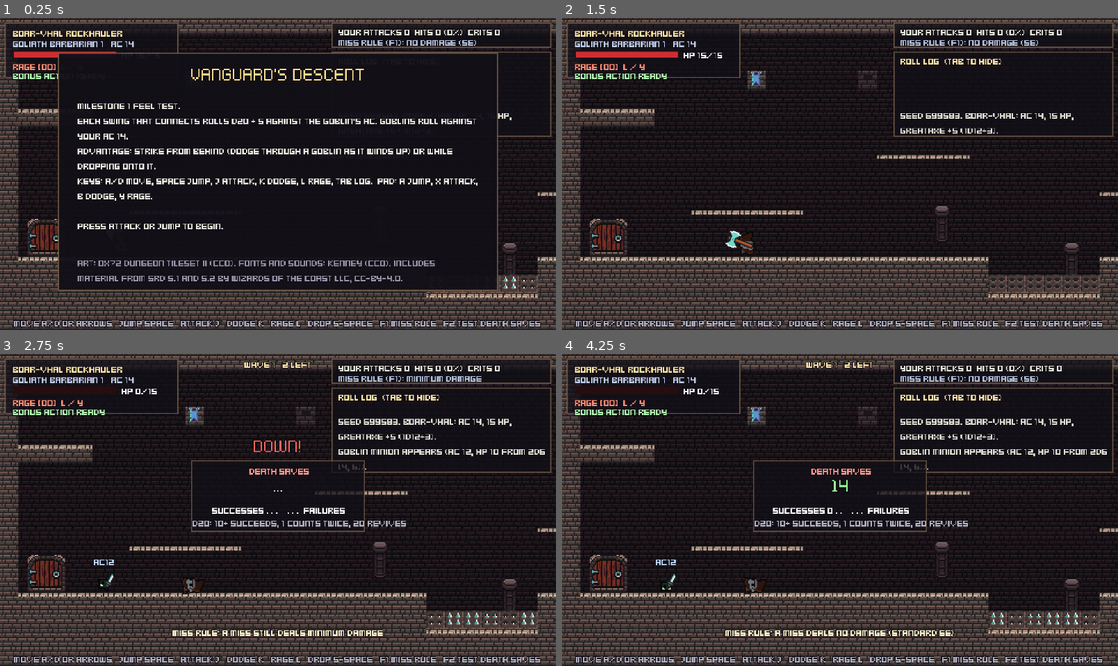
Above: before the commit, frames 1-4 (two rows, left to right).
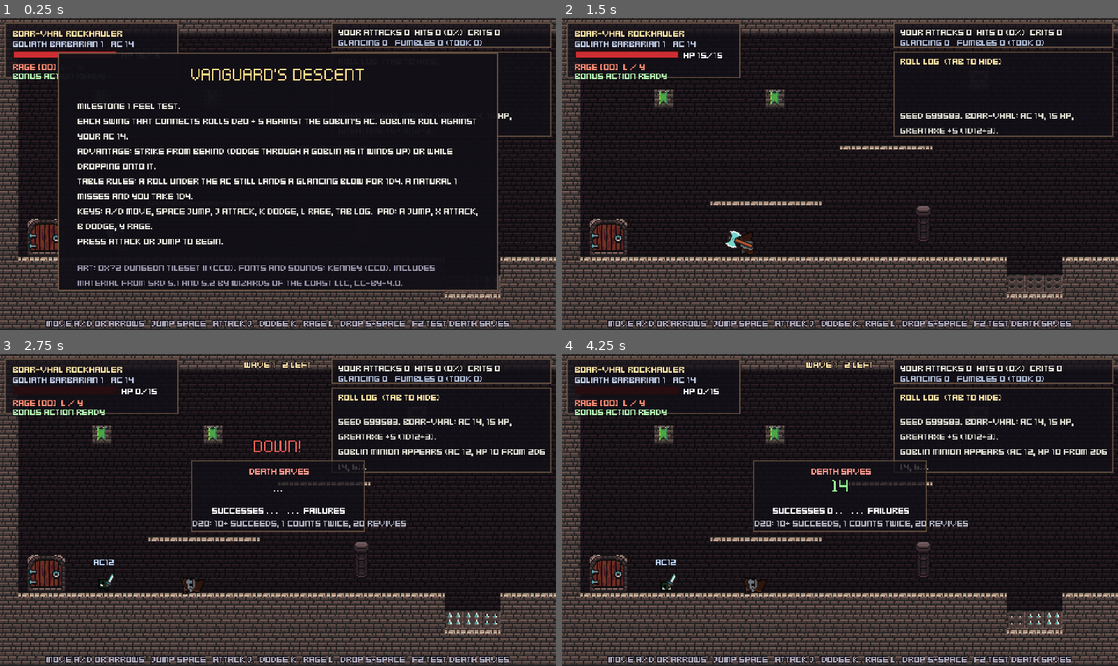
Above: after the commit, the same moments.

Repository: classifiedsecret/table-notes
Game: Godot game, scene res://main.tscn
Two runs of this game, one before a commit and one after it. Both use one fixed random seed, a clock stepped at 60 frames per second and the inputs below.
Inputs (mouse positions are in pixels of both pictures, inside the frame that each line leads up to):
- Up to frame 1 (0.25 s): no input
- Up to frame 2 (1.5 s): tap Enter (confirm) at 0.5 s; move the mouse to (962, 158) at 0.52 s; hold D (move_right) 0.53-1.25 s; tap J (attack) at 0.6 s; click (962, 158) at 0.67 s; tap Space (jump) at 0.77, 1.07 s; tap K (dodge) at 0.8 s; drag from (728, 189) to (812, 236) at 1.27 s
- Up to frame 3 (2.75 s): move the mouse to (333, 441) at 2.02 s; hold A (move_left) from 2.03 s (still down); tap 2 at 2.1 s; tap 1 at 2.3 s
- Up to frame 4 (4.25 s): release A (move_left) at 2.75 s; drag from (812, 572) to (673, 463) at 2.77 s; move the mouse to (1006, 556) at 3.52 s; hold D (move_right) from 3.53 s (still down); hold Space (jump) from 3.53 s (still down); tap J (attack) at 3.8 s; tap F1 (rule_toggle, bound only before the commit) at 4.15 s

The runs differ from the first frame. In frame 1, 7.2% of the frame differs, in the area x 2-100%, y 7-100%; in frame 2, 4.6%; in frame 3, 5.3%; in frame 4, 5.3%.

Commit message:
Vanguard's Descent M1: table miss rules and test room fixes
- Table rules: an attack roll under the target's AC still lands a
  glancing blow for 1d4 (no modifiers); a natural 1 misses and the
  attacker takes 1d4. Replaces the F1 toggle.
- Platforms: stone strip now drawn where you stand (was offset below).
- Test room rebuilt to the jump: platforms 3 tiles apart (jump clears
  3.6 high, 4.4 across), spike pit narrowed to 3 tiles.
- Spikes throw Boar-vhal up and out toward the nearer edge with brief
  invulnerability, so the pit can no longer chain-kill.
- Goblins jump gaps and drop through platforms to reach the hero.

Co-Authored-By: Claude Opus 5.5 <noreply@anthropic.com>
Claude-Session: https://claude.ai/code/session_01FFZszJXgzQJUaVBRjoWg3e

Diff:
--- a/game-src/scripts/data/creatures.gd
+++ b/game-src/scripts/data/creatures.gd
@@ -39,6 +39,12 @@
 	"windup": 0.55, "cooldown": 1.3, "xp": 50,
 }
 
+## House rules for attack rolls (your table's call):
+## a roll that misses the target's AC still lands a glancing blow for 1d4, no modifiers;
+## a natural 1 always misses and the attacker takes 1d4 damage.
+const GLANCING := {"count": 1, "sides": 4, "bonus": 0}
+const FUMBLE_SELF := {"count": 1, "sides": 4, "bonus": 0}
+
 ## Spike pit in the test room: DEX save DC 12, 2d4 piercing, half on a success.
 const SPIKES := {"dc": 12, "count": 2, "sides": 4, "bonus": 0, "type": "piercing"}
 
--- a/game-src/scripts/game/enemy.gd
+++ b/game-src/scripts/game/enemy.gd
@@ -18,6 +18,7 @@
 var _struck := false
 var _show_bar := 0.0
 var _jump_cd := 0.5
+var _drop_t := 0.0
 
 var visual: Node2D
 var sprite: AnimatedSprite2D
@@ -99,6 +100,10 @@
 	_t += delta
 	_cd = maxf(0.0, _cd - delta)
 	_jump_cd = maxf(0.0, _jump_cd - delta)
+	if _drop_t > 0.0:
+		_drop_t -= delta
+		if _drop_t <= 0.0:
+			collision_mask |= Room.LAYER_PLATFORM
 	_flash = maxf(0.0, _flash - delta * 6.0)
 	_show_bar = maxf(0.0, _show_bar - delta)
 	(sprite.material as ShaderMaterial).set_shader_parameter("flash", _flash)
@@ -122,12 +127,18 @@
 				if close and _cd <= 0.0 and is_on_floor():
 					_go(State.WINDUP)
 					velocity.x = 0.0
-				elif absf(dx) > 14.0 and (_ground_ahead() or dy > 8.0):
+				elif absf(dx) > 14.0 and (_ground_ahead() or dy > 8.0 or (absf(dy) < 12.0 and absf(dx) > 30.0)):
 					velocity.x = move_toward(velocity.x, facing * speed, 700.0 * delta)
 				else:
 					velocity.x = move_toward(velocity.x, 0.0, 700.0 * delta)
 				# Goblins are nimble: hop up ledges, out of pits and onto platforms after the hero.
-				if is_on_floor() and _jump_cd <= 0.0 and (is_on_wall() or (dy < -20.0 and absf(dx) < 56.0)):
+				# Drop through a platform when the hero is below.
+				if is_on_floor() and dy > 20.0 and absf(dx) < 80.0 and _on_platform():
+					collision_mask &= ~Room.LAYER_PLATFORM
+					_drop_t = 0.25
+					position.y += 2.0
+				var gap_jump := not _ground_ahead() and absf(dy) < 12.0 and absf(dx) > 30.0
+				if is_on_floor() and _jump_cd <= 0.0 and (is_on_wall() or gap_jump or (dy < -20.0 and absf(dx) < 56.0)):
 					velocity.y = -300.0
 					velocity.x = facing * speed
 					_jump_cd = 1.2
@@ -182,6 +193,24 @@
 	bar.call("set_values", hp, max_hp, ac, _show_bar > 0.0 or hp < max_hp)
 
 
+func _on_platform() -> bool:
+	var room: Room = game.room
+	var y := floori((global_position.y + 2.0) / Room.T)
+	if y < 0 or y >= room.h:
+		return false
+	var on_plat := false
+	for ox in [-5.0, 0.0, 5.0]:
+		var x := floori((global_position.x + ox) / Room.T)
+		if x < 0 or x >= room.w:
+			continue
+		var ch := room.rows[y][x]
+		if ch == "#":
+			return false
+		if ch == "=":
+			on_plat = true
+	return on_plat
+
+
 func _ground_ahead() -> bool:
 	var probe := global_position + Vector2(facing * 9.0, 4.0)
 	return game.room.is_ground_at(probe)
--- a/game-src/scripts/game/hud.gd
+++ b/game-src/scripts/game/hud.gd
@@ -104,12 +104,12 @@
 	center_body = _label(center_panel, Vector2(16, 40), "", 8, Color(0.92, 0.92, 0.88))
 	center_body.size = Vector2(348, 166)
 	center_body.autowrap_mode = TextServer.AUTOWRAP_WORD_SMART
-	center_foot = _label(center_panel, Vector2(16, 176), "", 8, Color(0.6, 0.58, 0.66))
+	center_foot = _label(center_panel, Vector2(16, 180), "", 8, Color(0.6, 0.58, 0.66))
 	center_foot.size = Vector2(348, 26)
 	center_foot.autowrap_mode = TextServer.AUTOWRAP_WORD_SMART
 	(center_panel.get_theme_stylebox("panel") as StyleBoxFlat).bg_color = Color(0.07, 0.06, 0.09, 0.96)
 
-	hints = _label(root, Vector2(0, 259), "Move A/D or arrows   Jump Space   Attack J   Dodge K   Rage L   Drop S+Space   F1 miss rule   F2 test death saves", 8, Color(0.7, 0.68, 0.75))
+	hints = _label(root, Vector2(0, 259), "Move A/D or arrows   Jump Space   Attack J   Dodge K   Rage L   Drop S+Space   F2 test death saves", 8, Color(0.7, 0.68, 0.75))
 	hints.size = Vector2(480, 10)
 	hints.horizontal_alignment = HORIZONTAL_ALIGNMENT_CENTER
 
@@ -157,7 +157,7 @@
 	var rolls: int = stats.rolls
 	var pct := 0 if rolls == 0 else roundi(100.0 * stats.hits / rolls)
 	stats_label.text = "Your attacks %d  hits %d (%d%%)  crits %d" % [rolls, stats.hits, pct, stats.crits]
-	rule_label.text = "Miss rule (F1): %s" % ("minimum damage" if game.miss_min_damage else "no damage (5e)")
+	rule_label.text = "Glancing %d   Fumbles %d (took %d)" % [stats.glances, stats.fumbles, stats.self]
 
 
 func add_log(line: String) -> void:
--- a/game-src/scripts/game/main.gd
+++ b/game-src/scripts/game/main.gd
@@ -12,10 +12,9 @@
 var camera: Camera2D
 var hud: Hud
 var phase := Phase.TITLE
-var miss_min_damage := false
 var wave := 0
 var enemies: Array[Enemy] = []
-var stats := {"swings": 0, "rolls": 0, "hits": 0, "crits": 0, "fumbles": 0, "taken": 0, "kills": 0}
+var stats := {"swings": 0, "rolls": 0, "hits": 0, "crits": 0, "fumbles": 0, "glances": 0, "self": 0, "taken": 0, "kills": 0}
 var _shake := 0.0
 var _wave_timer := -1.0
 var _door_toggle := 0
@@ -56,13 +55,23 @@
 	hud.build(self)
 	log_line("Seed %d. Boar-vhal: AC 14, 15 HP, Greataxe +5 (1d12+3)." % seed_value)
 
+	if OS.get_cmdline_user_args().has("--pittest"):
+		phase = Phase.PLAY
+		player.global_position = Vector2(24 * 16 + 24, 150)
+		var tm := Timer.new()
+		tm.wait_time = 0.25
+		tm.autostart = true
+		tm.timeout.connect(func(): print("[pit] p=%s hp=%d state=%s" % [str(player.global_position.round()), player.hp, Player.State.keys()[player.state]]))
+		add_child(tm)
+		return
 	if skip_title:
 		_start()
 	else:
 		hud.show_center("VANGUARD'S DESCENT", "Milestone 1 feel test.\n" +
 			"Each swing that connects rolls d20 + 5 against the goblin's AC. Goblins roll against your AC 14.\n" +
 			"Advantage: strike from behind (dodge through a goblin as it winds up) or while dropping onto it.\n" +
-			"Keys: A/D move, Space jump, J attack, K dodge, L Rage, Tab log.  Pad: A jump, X attack, B dodge, Y Rage.\n\n" +
+			"Table rules: a roll under the AC still lands a glancing blow for 1d4. A natural 1 misses and you take 1d4.\n" +
+			"Keys: A/D move, Space jump, J attack, K dodge, L Rage, Tab log.  Pad: A jump, X attack, B dodge, Y Rage.\n" +
 			"Press attack or jump to begin.",
 			"Art: 0x72 Dungeon Tileset II (CC0). Fonts and sounds: Kenney (CC0). Includes material from SRD 5.1 and 5.2 by Wizards of the Coast LLC, CC-BY-4.0.")
 
@@ -72,7 +81,7 @@
 		"move_left": [KEY_A, KEY_LEFT], "move_right": [KEY_D, KEY_RIGHT], "move_down": [KEY_S, KEY_DOWN],
 		"jump": [KEY_SPACE, KEY_W, KEY_UP], "attack": [KEY_J, KEY_Z], "dodge": [KEY_K, KEY_SHIFT, KEY_C],
 		"rage": [KEY_L, KEY_Q], "toggle_log": [KEY_TAB, KEY_I], "confirm": [KEY_ENTER, KEY_KP_ENTER],
-		"rule_toggle": [KEY_F1, KEY_1], "test_down": [KEY_F2, KEY_2],
+		"test_down": [KEY_F2, KEY_2],
 	}
 	var pads := {"jump": [JOY_BUTTON_A], "attack": [JOY_BUTTON_X], "dodge": [JOY_BUTTON_B, JOY_BUTTON_RIGHT_SHOULDER],
 		"rage": [JOY_BUTTON_Y], "toggle_log": [JOY_BUTTON_BACK], "confirm": [JOY_BUTTON_START],
@@ -130,6 +139,8 @@
 		Input.action_press("move_right" if dx > 0 else "move_left")
 		if absf(player.velocity.x) < 5.0 or int(_bot_t * 2) % 5 == 0:
 			Input.action_press("jump")
+	elif e.global_position.y < player.global_position.y - 20.0 and player.is_on_floor():
+		Input.action_press("jump")
 	elif int(_bot_t * 10) % 4 == 0:
 		Input.action_press("attack")
 	if e.state == Enemy.State.WINDUP and randf() < 0.05:
@@ -144,7 +155,7 @@
 		_stat_t += delta
 		if _stat_t > 3.0:
 			_stat_t = 0.0
-			print("[bot] fps %d wave %d hp %d stats %s" % [Engine.get_frames_per_second(), wave, player.hp, str(stats)])
+			print("[bot] wave %d hp %d p=%s e=%s stats %s" % [wave, player.hp, str(player.global_position.round()), str(living_enemies().map(func(x): return [x.data.name.substr(7), x.global_position.round(), Enemy.State.keys()[x.state]])), str(stats)])
 	match phase:
 		Phase.TITLE:
 			if Input.is_action_just_pressed("attack") or Input.is_action_just_pressed("jump") or Input.is_action_just_pressed("confirm"):
@@ -156,9 +167,6 @@
 				return
 	if Input.is_action_just_pressed("toggle_log"):
 		hud.toggle_log()
-	if Input.is_action_just_pressed("rule_toggle"):
-		miss_min_damage = not miss_min_damage
-		toast("Miss rule: " + ("a miss still deals minimum damage" if miss_min_damage else "a miss deals no damage (standard 5e)"))
 	if Input.is_action_just_pressed("test_down") and phase == Phase.PLAY:
 		player.force_down()
 
@@ -233,6 +241,8 @@
 	elif glancing:
 		verdict = "GLANCE"
 		color = Color(0.85, 0.85, 0.6)
+		if by_player:
+			stats.glances += 1
 	if not by_player:
 		color = Color(1.0, 0.5, 0.45) if atk.hit else Color(0.6, 0.8, 1.0)
 		if atk.crit:
@@ -291,6 +301,14 @@
 	log_line(line + ".")
 
 
+func show_fumble(p: Node2D, dmg: Dictionary) -> void:
+	stats.self += dmg.total
+	var t := get_tree().create_timer(0.25)
+	t.timeout.connect(func():
+		FloatText.spawn(self, p.global_position + Vector2(-10, -22), "-%d" % dmg.total, "NAT 1 FUMBLE 1D4[%d]" % dmg.faces[0], Color(1, 0.4, 0.3), 0, 1.3, 16))
+	log_line("Natural 1: the greataxe swing goes wrong. Boar-vhal takes %d (1d4)." % dmg.total)
+
+
 func show_save(target: Node2D, label: String, sv: Dictionary, total: int, dmg: Dictionary) -> void:
 	var color := Color(0.6, 1.0, 0.6) if sv.success else Color(1.0, 0.5, 0.45)
 	var small := "%s %d%+d=%d vs DC%d %s" % [label, sv.kept, sv.bonus, sv.total, sv.dc, "SAVED" if sv.success else "FAILED"]
@@ -342,5 +360,5 @@
 	var rolls: int = stats.rolls
 	var pct := 0 if rolls == 0 else roundi(100.0 * stats.hits / rolls)
 	get_tree().create_timer(1.2).timeout.connect(func():
-		hud.show_center("RUN OVER", "%s\n\nReached wave %d.  Goblins slain: %d.\nYour attack rolls: %d, hits %d (%d%%), crits %d, natural 1s %d.\nDamage taken: %d.\n\nPress Enter, Start or attack to try again." % [
-			reason, wave, stats.kills, rolls, stats.hits, pct, stats.crits, stats.fumbles, stats.taken]))
+		hud.show_center("RUN OVER", "%s\n\nReached wave %d.  Goblins slain: %d.\nYour attack rolls: %d, hits %d (%d%%), glancing %d, crits %d, natural 1s %d.\nDamage taken: %d (%d from your own fumbles).\n\nPress Enter, Start or attack to try again." % [
+			reason, wave, stats.kills, rolls, stats.hits, pct, stats.glances, stats.crits, stats.fumbles, stats.taken + stats.self, stats.self]))
--- a/game-src/scripts/game/player.gd
+++ b/game-src/scripts/game/player.gd
@@ -175,8 +175,9 @@
 			if _state_time >= DODGE_TIME:
 				_set_state(State.NORMAL)
 		State.HURT:
-			velocity.x = move_toward(velocity.x, 0, FRICTION * 0.5 * delta)
-			if _state_time >= 0.22:
+			if is_on_floor():
+				velocity.x = move_toward(velocity.x, 0, FRICTION * 0.5 * delta)
+			if _state_time >= 0.22 and (is_on_floor() or _state_time >= 0.45):
 				_set_state(State.NORMAL)
 
 	if state != State.DODGE and state != State.HURT and _buffer > 0.0 and _coyote > 0.0:
@@ -217,11 +218,21 @@
 
 
 func _on_platform() -> bool:
-	var below := global_position + Vector2(0, 2)
-	var x := floori(below.x / Room.T)
-	var y := floori(below.y / Room.T)
 	var room: Room = game.room
-	return y >= 0 and y < room.h and room.rows[y][x] == "="
+	var y := floori((global_position.y + 2.0) / Room.T)
+	if y < 0 or y >= room.h:
+		return false
+	var on_plat := false
+	for ox in [-5.0, 0.0, 5.0]:
+		var x := floori((global_position.x + ox) / Room.T)
+		if x < 0 or x >= room.w:
+			continue
+		var ch := room.rows[y][x]
+		if ch == "#":
+			return false
+		if ch == "=":
+			on_plat = true
+	return on_plat
 
 
 func _set_state(s: int) -> void:
@@ -292,13 +303,26 @@
 	var wpn: Dictionary = stats.weapon
 	var atk := Rules.attack(game.dice, wpn.attack, e.ac, mode)
 	var dmg := {}
-	var glancing: bool = not atk.hit and not atk.fumble and game.miss_min_damage
-	if atk.hit or glancing:
+	var glancing: bool = not atk.hit and not atk.fumble
+	if atk.hit:
 		var bonus: int = wpn.bonus + (stats.rage_damage if raging() else 0)
-		dmg = Rules.damage(game.dice, wpn.count, wpn.sides, bonus, atk.crit, false, glancing)
+		dmg = Rules.damage(game.dice, wpn.count, wpn.sides, bonus, atk.crit)
+	elif glancing:
+		var gl: Dictionary = Creatures.GLANCING
+		dmg = Rules.damage(game.dice, gl.count, gl.sides, gl.bonus)
 	game.show_attack(self, e, "Greataxe", atk, dmg, reasons, glancing)
 	if atk.hit or glancing:
 		e.take_hit(dmg.total, atk.crit, facing, glancing)
+	elif atk.fumble:
+		_fumble_self()
+
+
+## Natural 1: the swing goes wrong and Boar-vhal takes 1d4.
+func _fumble_self() -> void:
+	var f: Dictionary = Creatures.FUMBLE_SELF
+	var d := Rules.damage(game.dice, f.count, f.sides, f.bonus)
+	game.show_fumble(self, d)
+	take_damage(d.total, false, -facing)
 
 
 # ---------------- defence ----------------
@@ -459,7 +483,7 @@
 	var feet := Rect2(global_position + Vector2(-4, -6), Vector2(8, 6))
 	for r: Rect2 in game.room.spike_rects:
 		if feet.intersects(r):
-			_spike_cd = 1.0
+			_spike_cd = 1.4
 			var sv := Rules.save(game.dice, stats.dex_save, Creatures.SPIKES.dc)
 			var dmg := Rules.damage(game.dice, Creatures.SPIKES.count, Creatures.SPIKES.sides, 0, false,
 				raging())
@@ -468,7 +492,19 @@
 			if total > 0:
 				take_damage(total, false, 0.0)
 			if not is_down():
-				velocity.y = -260.0
+				# Throw Boar-vhal up and toward the nearer edge so the pit can't chain-kill him.
+				var cx := r.position.x + r.size.x / 2.0
+				var left_edge := r.position.x
+				var right_edge := r.position.x + r.size.x
+				for o: Rect2 in game.room.spike_rects:
+					left_edge = minf(left_edge, o.position.x) if absf(o.position.y - r.position.y) < 1.0 and o.position.x + o.size.x >= left_edge - 1.0 else left_edge
+					right_edge = maxf(right_edge, o.position.x + o.size.x) if absf(o.position.y - r.position.y) < 1.0 and o.position.x <= right_edge + 1.0 else right_edge
+				var mid := (left_edge + right_edge) / 2.0
+				var dir := -1.0 if global_position.x < mid else 1.0
+				facing = int(dir)
+				_set_state(State.HURT)
+				velocity = Vector2(dir * 130.0, -330.0)
+				_iframes = maxf(_iframes, 0.5)
 			return
 
 
--- a/game-src/scripts/game/room.gd
+++ b/game-src/scripts/game/room.gd
@@ -133,7 +133,7 @@
 	src.create_tile(LIP)
 	var alt := src.create_alternative_tile(LIP, 1)
 	var pd := src.get_tile_data(LIP, alt)
-	pd.texture_origin = Vector2i(0, -12)
+	pd.texture_origin = Vector2i(0, 12)
 	pd.add_collision_polygon(1)
 	pd.set_collision_polygon_points(1, 0, PackedVector2Array([Vector2(-8, -8), Vector2(8, -8), Vector2(8, -3), Vector2(-8, -3)]))
 	pd.set_collision_polygon_one_way(1, 0, true)
Not shown, changed: game-src/rooms/test_room.txt
Not shown, changed: game/index.pck
